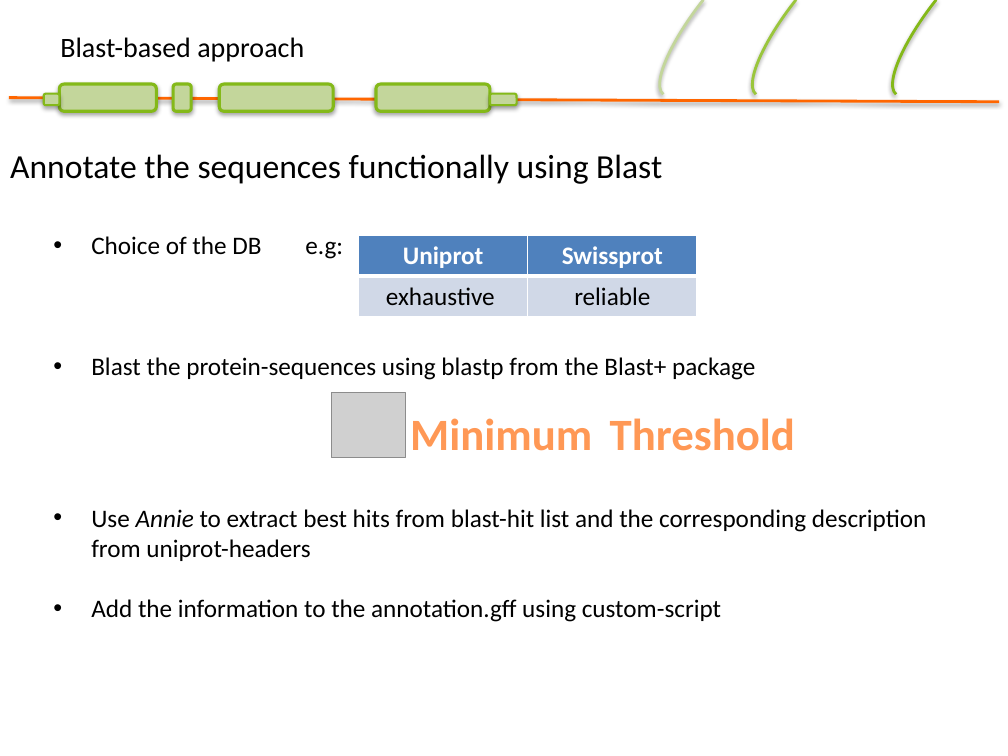
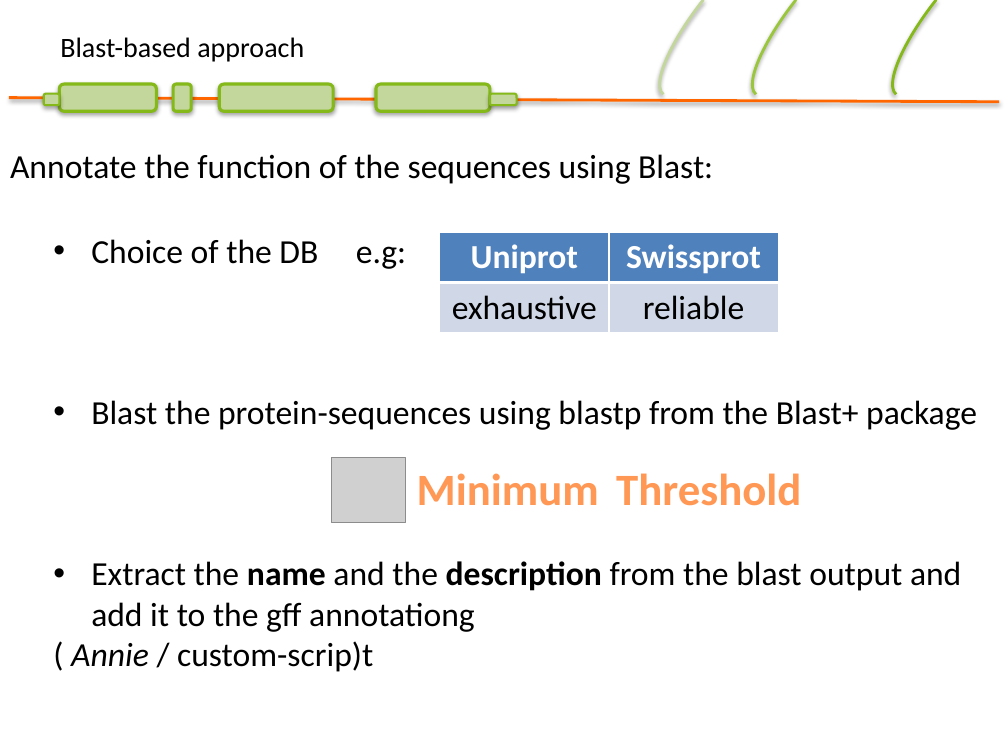
Before and after one commit to SGBC/course, a slide deck: slide 13 of nbis_annotation/slides/Functional_annotation.pptx (slide 12 before the commit). Drawn at 1008x756 pixels with LibreOffice and Linux fonts; fonts in the diff are those of the drawing; grey boxes stand for pictures; background and template pictures are left out. Boxes give left, top, right and bottom in pixels: in the first picture for what was removed or moved away, otherwise in the second. Text is boxed around its words. In the diff, an @@ line names an element or a change of style, - is before the commit and + after.

```diff
--- a/nbis_annotation/slides/Functional_annotation.pptx
+++ b/nbis_annotation/slides/Functional_annotation.pptx
@@ text at [10, 154, 713, 184]: text changed @@
-Annotate the sequences functionally using Blast
+Annotate the function of the sequences using Blast:
@@ text at [91, 239, 977, 430]: size 18 to 24 pt in "Choice of the DB e.g:", "Blast the protein-sequences using blastp from the ..." @@
@@ table at [439, 232, 778, 333] @@
@@ size 18 to 24 pt @@
@@ table: place and size @@
-table at [359, 235, 698, 317]
+table at [439, 232, 778, 333]
@@ text "Minimum Threshold": place and size @@
-text "Minimum Threshold" at [410, 418, 795, 451]
+text "Minimum Threshold" at [417, 473, 801, 506]
@@ picture: place and size @@
-picture at [332, 392, 405, 458]
+picture at [332, 458, 405, 523]
@@ text at [71, 561, 961, 672]: text changed; size 18 to 24 pt @@
-• Use Annie to extract best hits from blast-hit list and the corresponding description from uniprot-headers
-• Add the information to the annotation.gff using custom-script
+• Extract the name and the description from the blast output and add it to the gff annotationg
+( Annie / custom-scrip)t
```
Also in this commit, not shown: 7 other slides changed, 1 slide added, 7 other files.
